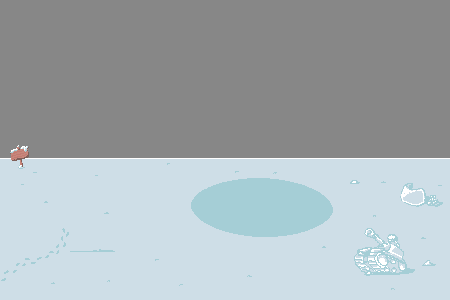
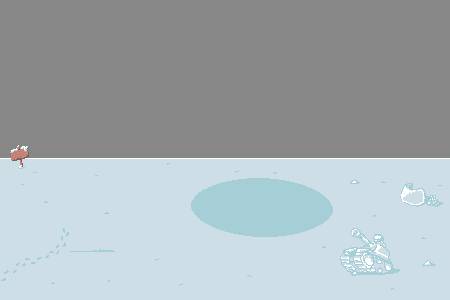
Layers edited between the first and the second (450, 300) image:
painted on "tank" over <box>340,228,407,276</box>
painted on "Layer 7" over <box>372,268,415,275</box>
